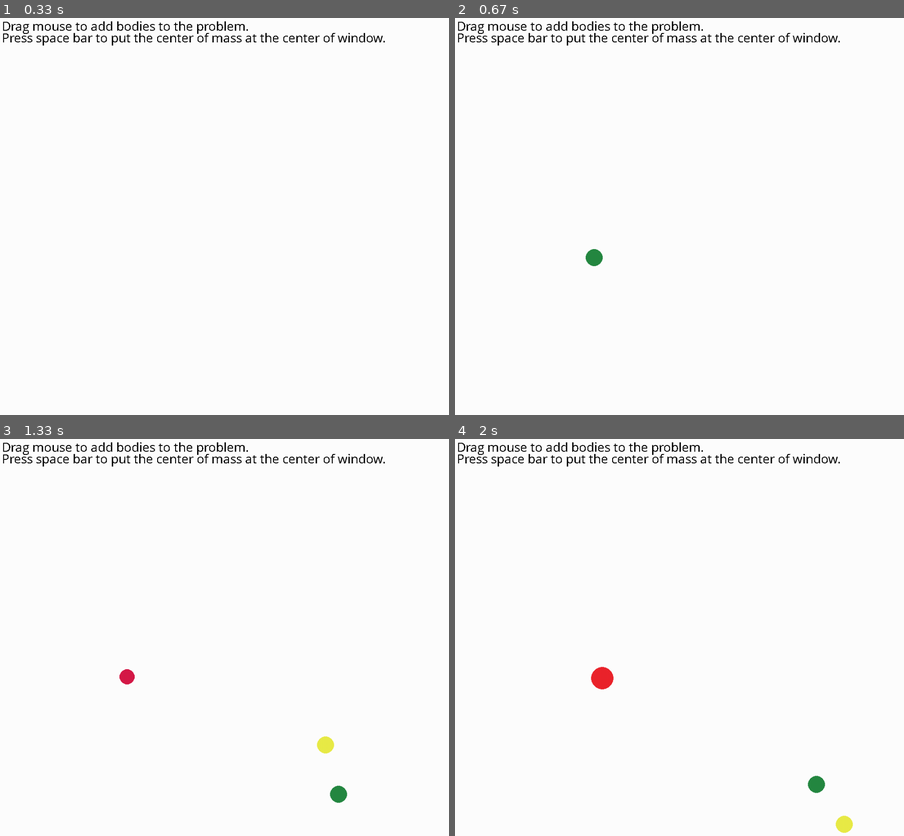
Above: before the commit, frames 1-4 (two rows, left to right).
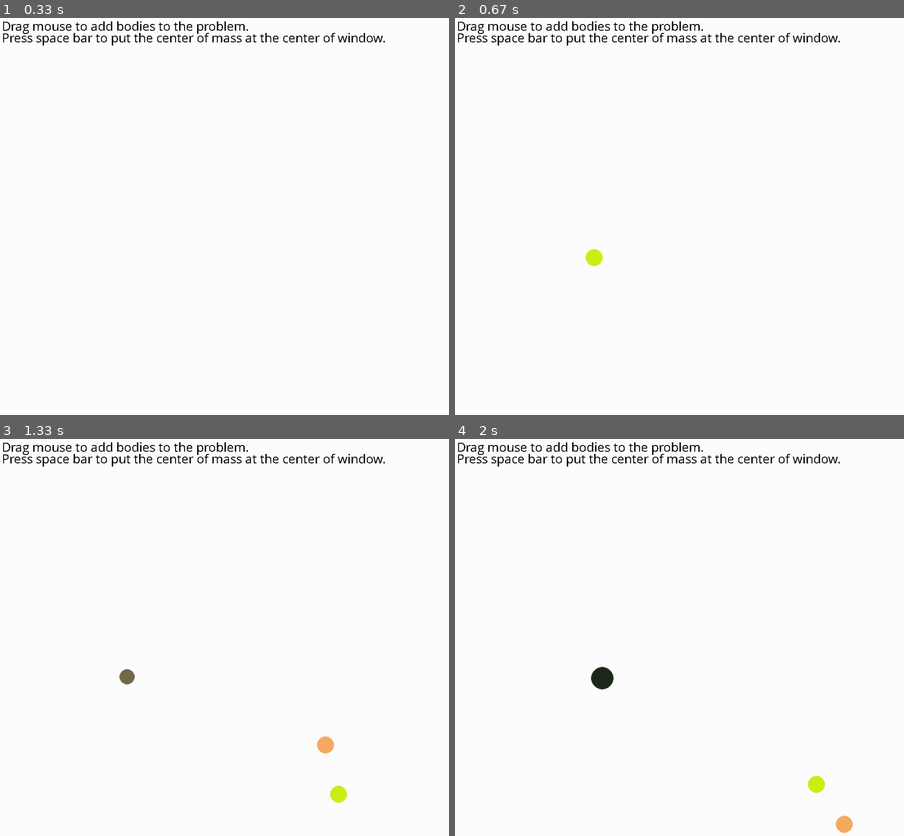
Above: after the commit, the same moments.

Repository: TeyBerendschot/n-bodies
Game: pygame game, started from src/main.py
The game is run twice, just before and just after one commit, with the same random seed, the same clock (stepped at 60 frames per second) and the same inputs.
Inputs (mouse positions are in pixels of both pictures, inside the frame that each line leads up to):
- Up to frame 1 (0.33 s): no input
- Up to frame 2 (0.67 s): press the mouse at (571, 244) at 0.37 s; move the mouse to (648, 291) at 0.47 s; release the mouse at (724, 339) at 0.6 s
- Up to frame 3 (1.33 s): press the mouse at (116, 665) at 0.7 s; move the mouse to (197, 681) at 0.8 s; release the mouse at (278, 701) at 0.93 s; press the mouse at (116, 665) at 1.03 s; move the mouse to (161, 720) at 1.13 s; release the mouse at (202, 776) at 1.27 s
- Up to frame 4 (2 s): press the mouse at (571, 665) at 1.37 s; move the mouse to (683, 697) at 1.47 s; release the mouse at (796, 732) at 1.6 s; press the mouse at (571, 665) at 1.7 s; move the mouse to (701, 720) at 1.8 s; release the mouse at (836, 776) at 1.93 s

Frame 1 is identical in both runs. In frame 2, 0.1% of the frame differs, in the area x 29-33%, y 58-63%; in frame 3, 0.4%; in frame 4, 0.5%, in the area x 30-89%, y 57-100%.

Commit message:
use random colors as default

Diff:
--- a/src/bodies/body.py
+++ b/src/bodies/body.py
@@ -1,3 +1,6 @@
+import numpy as np
+
+
 class Body:
     def __init__(
         self,
@@ -5,7 +8,7 @@
         radius: float,
         mass: float | None = None,
         p: tuple[float, float] = (0.0, 0.0),
-        color: tuple[int, int, int] = (0, 0, 0),
+        color: tuple[int, int, int] | None = None,
     ):
         self.x = q[0]
         self.y = q[1]
@@ -17,7 +20,11 @@
         self.vx = p[0]
         self.vy = p[1]
 
-        self.color = color
+        self.color = color if color else self._generate_random_color()
+
+    @staticmethod
+    def _generate_random_color():
+        return tuple(np.random.choice(range(256), size=3))
 
     def update_velocity(self, by: tuple[float, float] = (0.0, 0.0)) -> None:
         self.vx += by[0]
--- a/src/simulation/n_body_simulation.py
+++ b/src/simulation/n_body_simulation.py
@@ -126,7 +126,6 @@
             q=self.line[0],
             radius=self._get_radius_from_line(),
             p=tuple((np.array(self.line[1]) - np.array(self.line[0])) / 20),
-            color=tuple(np.random.choice(range(256), size=3)),
         )
 
         self.bodies.append(body)
Not shown, changed: .github/scripts/record_example_simulation.py
